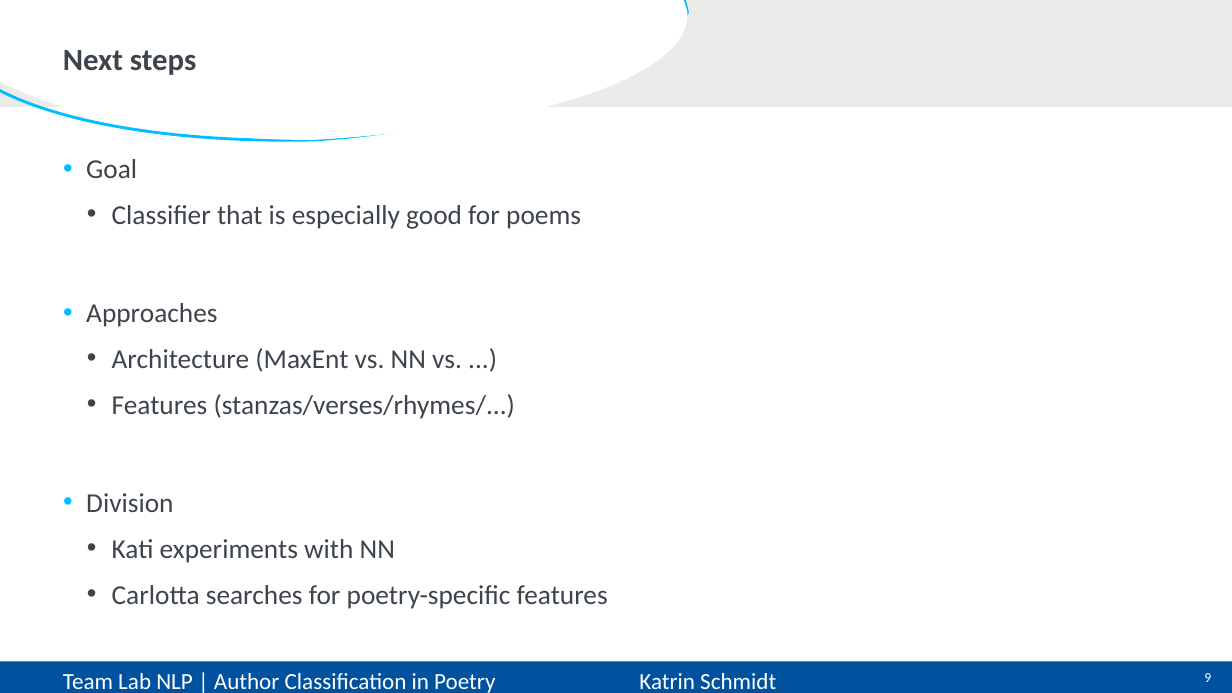
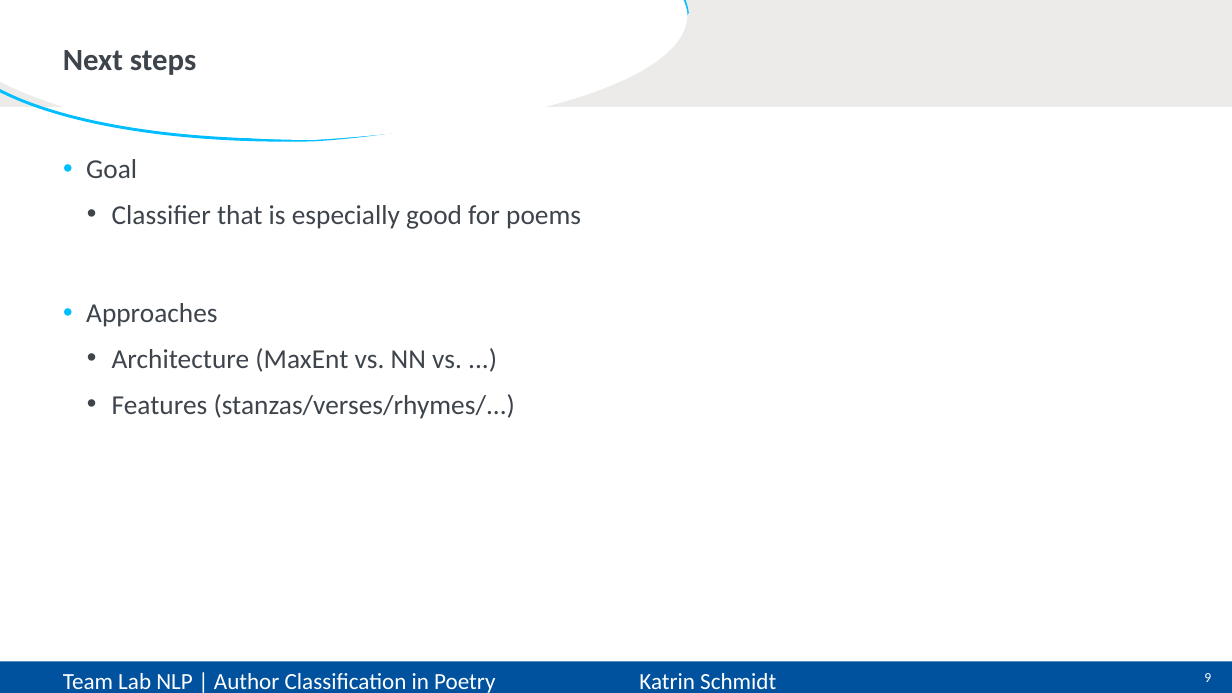
Before and after one commit to CarlottaQuensel/Author_Classification-Team_Lab, a slide deck: slide 9 of reports/TeamLab-presentation.pptx. Drawn at 1232x693 pixels with LibreOffice and Linux fonts; fonts in the diff are those of the drawing. Boxes give left, top, right and bottom in pixels: in the first picture for what was removed or moved away, otherwise in the second. Text is boxed around its words. In the diff, an @@ line names an element or a change of style, - is before the commit and + after.

```diff
--- a/reports/TeamLab-presentation.pptx
+++ b/reports/TeamLab-presentation.pptx
@@ text at bbox=[86, 493, 608, 609]: paragraphs removed @@
-• Division
-  • Kati experiments with NN
-  • Carlotta searches for poetry-specific features
```
Also in this commit, not shown: 6 other slides changed, 1 slide added, 1 slide removed, 4 other files.
